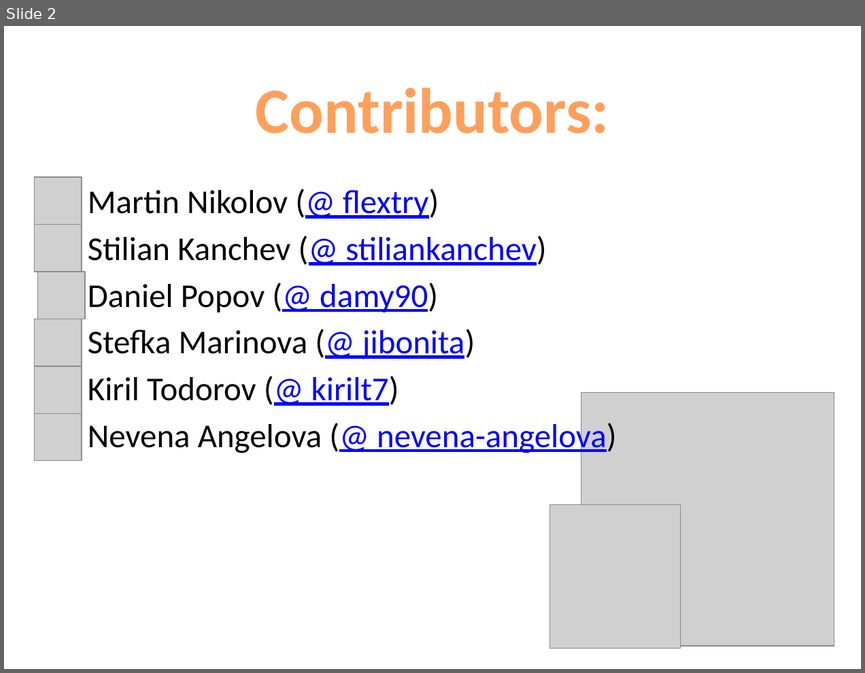
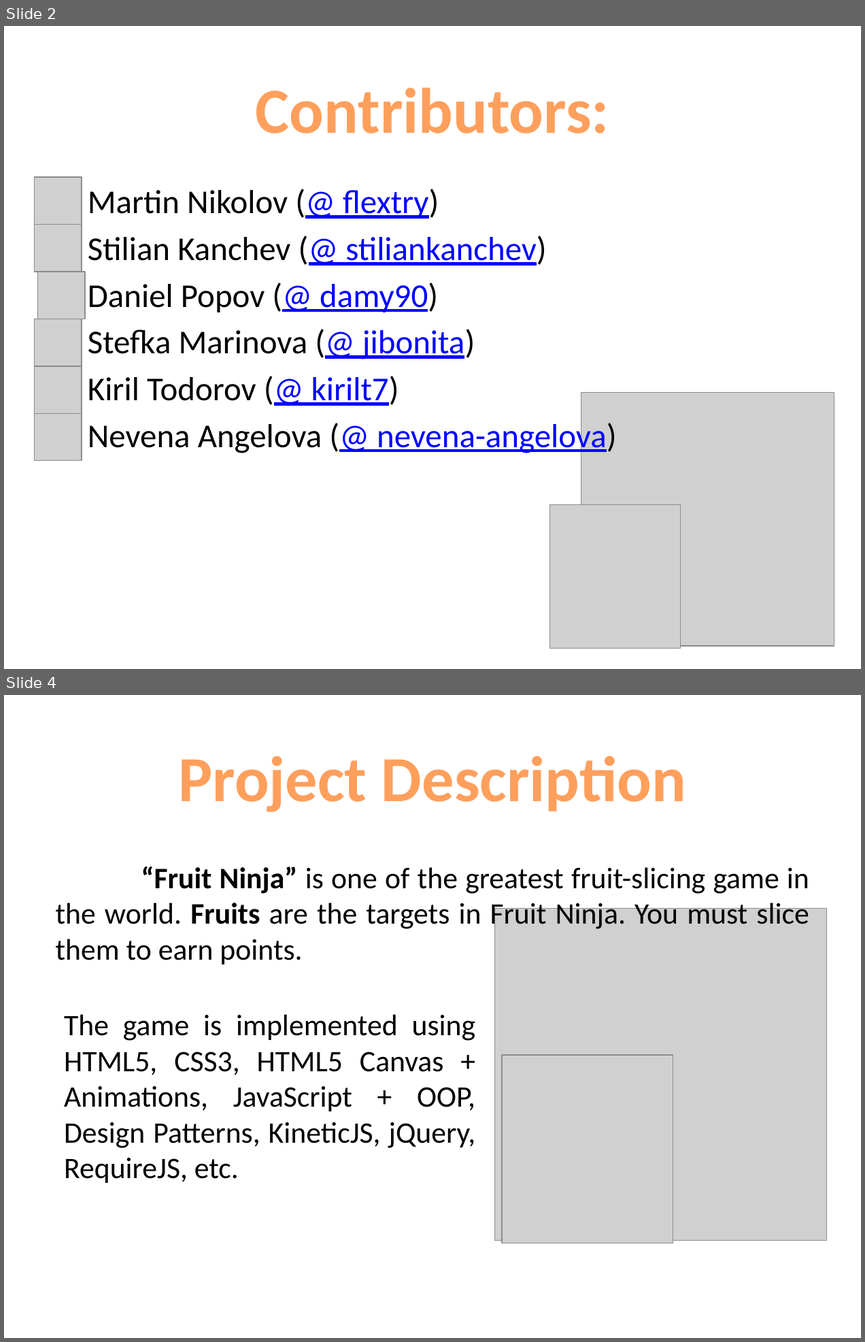
Before and after one commit to Reiko-JS/JavaScript-UI-and-DOM-2014-Teamwork, a slide deck: JavaScript UI & DOM-Teamwork-Reiko.pptx. Shown one above the other, each under a label of ours: slide 2 before the commit, slides 2 and 4 after it; the slides between them are not shown. The pictures are 865x673 and 865x1342 pixels, drawn with LibreOffice and Linux fonts; fonts in the diff are those of the drawing; grey boxes stand for pictures. Boxes give left, top, right and bottom in pixels: in the first picture for what was removed or moved away, otherwise in the second. Text is boxed around its words. In the diff, an @@ line names an element or a change of style, - is before the commit and + after.

```diff
--- a/JavaScript UI & DOM-Teamwork-Reiko.pptx
+++ b/JavaScript UI & DOM-Teamwork-Reiko.pptx
@@ slide 4 added at box(4, 695, 861, 1338), background #FFFFFF @@
@@ text added at box(178, 756, 686, 812), 54 pt, text gradient #FFA367 to #FF9F5D to #F38E3A, bold @@
+Project Description
@@ text added at box(56, 866, 809, 964), 25 pt, text #000000 @@
+“Fruit Ninja” is one of the greatest fruit-slicing game in the world. Fruits are the targets in Fruit Ninja. You must slice them to earn points.
@@ picture added at box(495, 909, 827, 1240) @@
@@ text added at box(64, 1014, 476, 1183), 25 pt, text #000000 @@
+The game is implemented using HTML5, CSS3, HTML5 Canvas + Animations, JavaScript + OOP, Design Patterns, KineticJS, jQuery, RequireJS, etc.
@@ picture added at box(502, 1055, 673, 1242) @@
```
Also in this commit, not shown: 3 slides changed, 1 other slide added, 1 slide removed.
